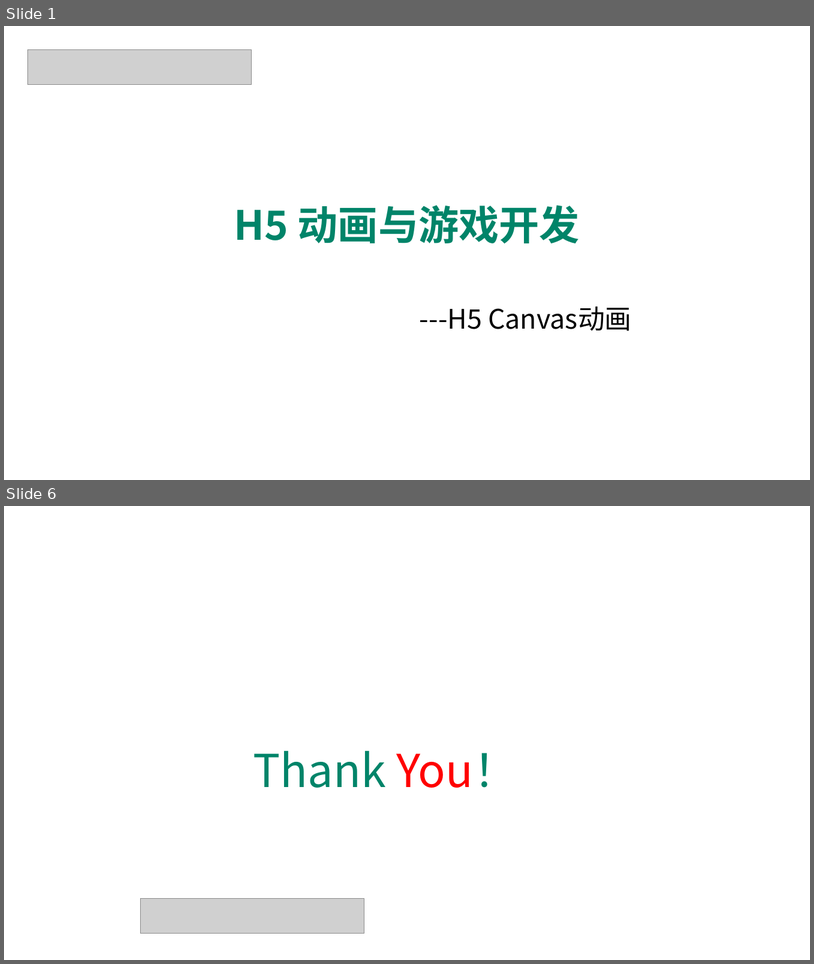
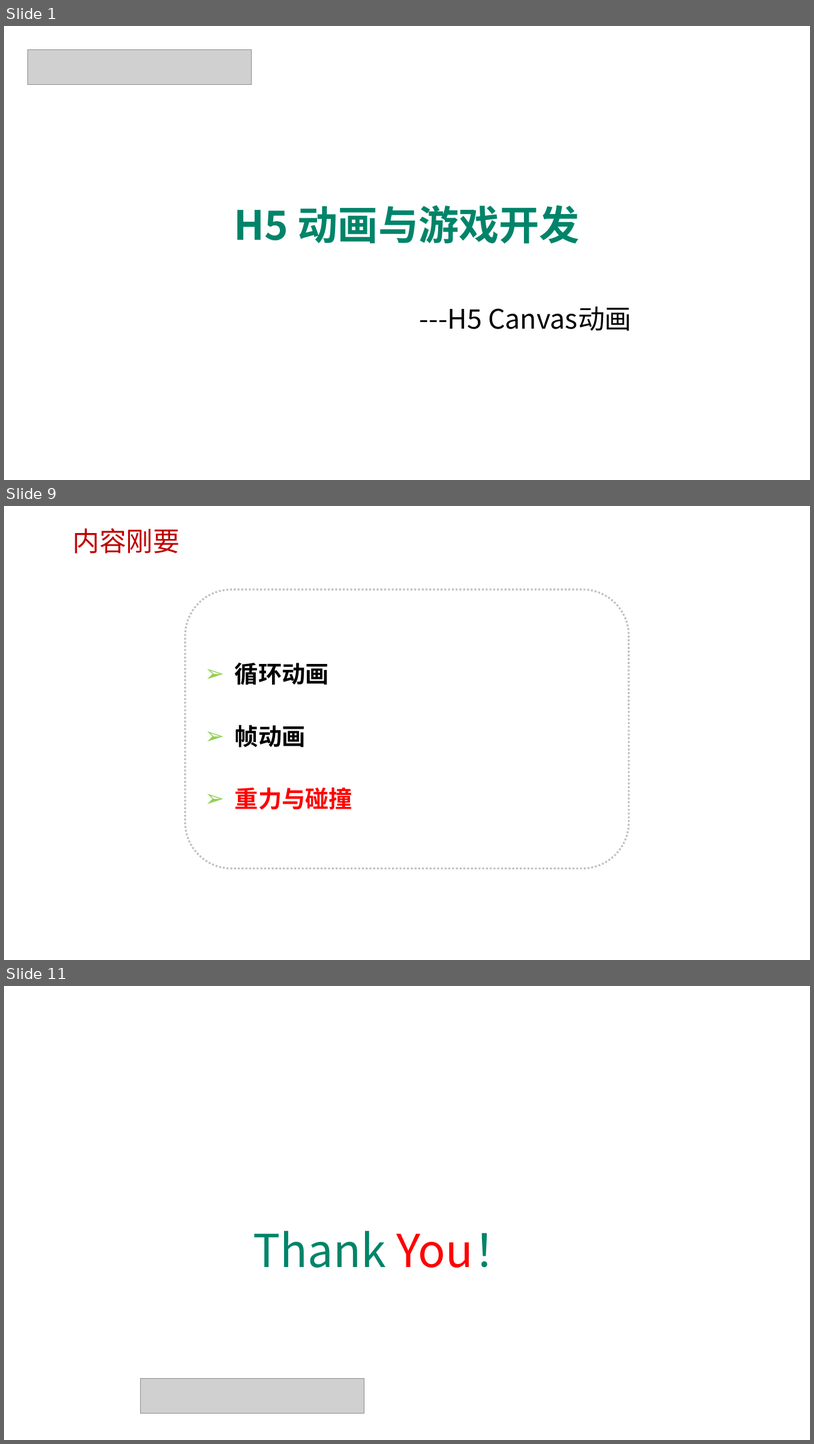
Before and after one commit to edu2act/course-H5-Animation-and-Game-Development, a slide deck: 课程PPT/（04）H5 Canvas动画.pptx. Shown one above the other, each under a label of ours: slides 1 and 6 before the commit, slides 1, 9 and 11 after it; the slides between them are not shown. The pictures are 814x964 and 814x1444 pixels, drawn with LibreOffice and Linux fonts; fonts in the diff are those of the drawing; grey boxes stand for pictures; background and template pictures are left out. Boxes give left, top, right and bottom in pixels: in the first picture for what was removed or moved away, otherwise in the second. Text is boxed around its words. In the diff, an @@ line names an element or a change of style, - is before the commit and + after.

```diff
--- a/课程PPT/（04）H5 Canvas动画.pptx
+++ b/课程PPT/（04）H5 Canvas动画.pptx
@@ slide 9 added at <box>4,506,810,960</box>, background picture (left out) @@
@@ text added at <box>72,528,180,553</box>, 32 pt, text #C00000 @@
+内容刚要
@@ rounded rectangle added at <box>185,589,630,868</box>, outline #C0C0C0 2.25 pt dashed, 28 pt, text #000000, bold @@
+➢ 循环动画
+➢ 帧动画
+➢ 重力与碰撞
@@ what was slide 6 is now slide 11 @@
```
Also in this commit, not shown: 4 slides changed, 4 other slides added, 18 other files.
